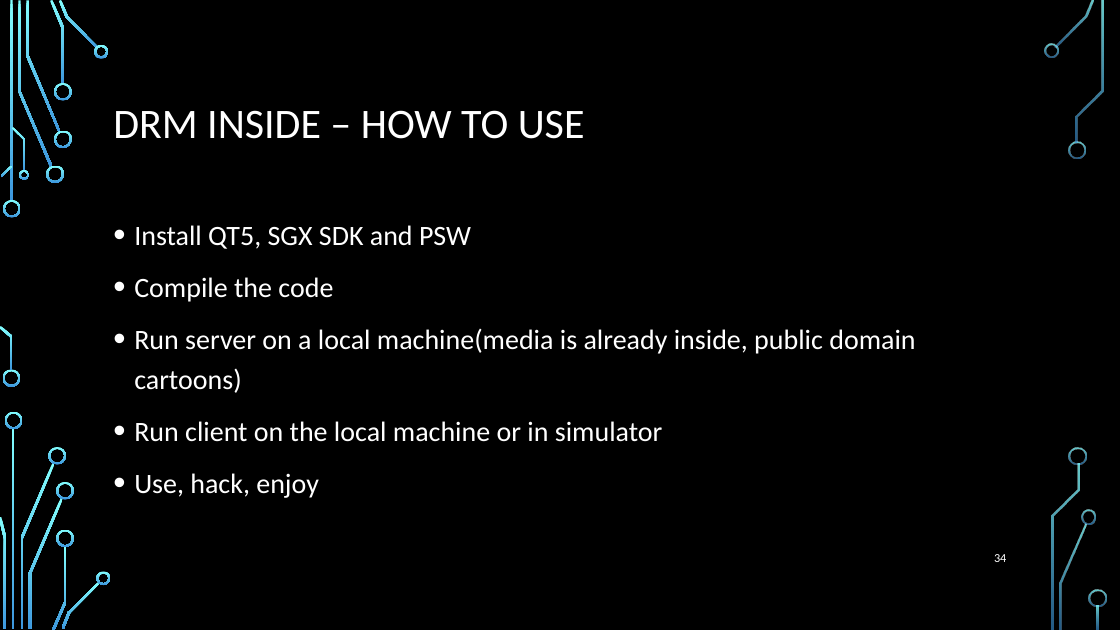
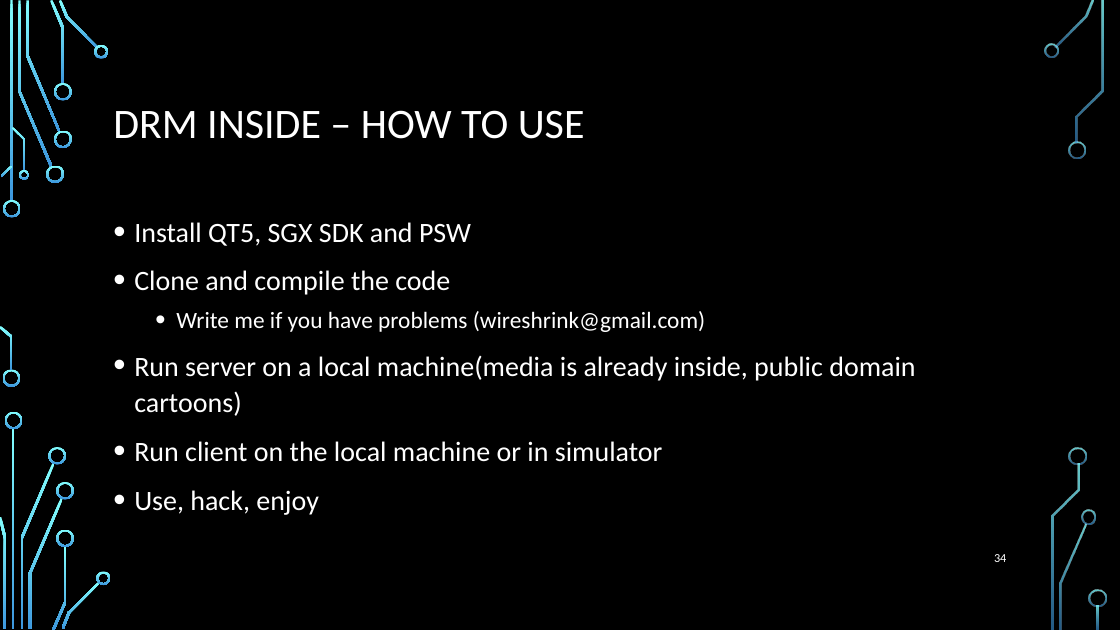
Before and after one commit to wireshrink/RECONMTL-2017, a slide deck: slide 34 of docs/SGX Enclave Programming - Common Mistakes.pptx. Drawn at 1120x630 pixels with LibreOffice and Linux fonts; fonts in the diff are those of the drawing; background and template pictures are left out. Boxes give left, top, right and bottom in pixels: in the first picture for what was removed or moved away, otherwise in the second. Text is boxed around its words. In the diff, an @@ line names an element or a change of style, - is before the commit and + after.

```diff
--- a/docs/SGX Enclave Programming - Common Mistakes.pptx
+++ b/docs/SGX Enclave Programming - Common Mistakes.pptx
@@ text at (x1=134, y1=222, x2=915, y2=515): line spacing 1.2 to 1.1 @@
@@ text at (x1=134, y1=270, x2=705, y2=332): text changed; size 24 to 20 pt @@
-• Compile the code
+• Clone and compile the code
+  • Write me if you have problems (wireshrink@gmail.com)
```
Also in this commit, not shown: 5 other slides changed, 8 other files.
